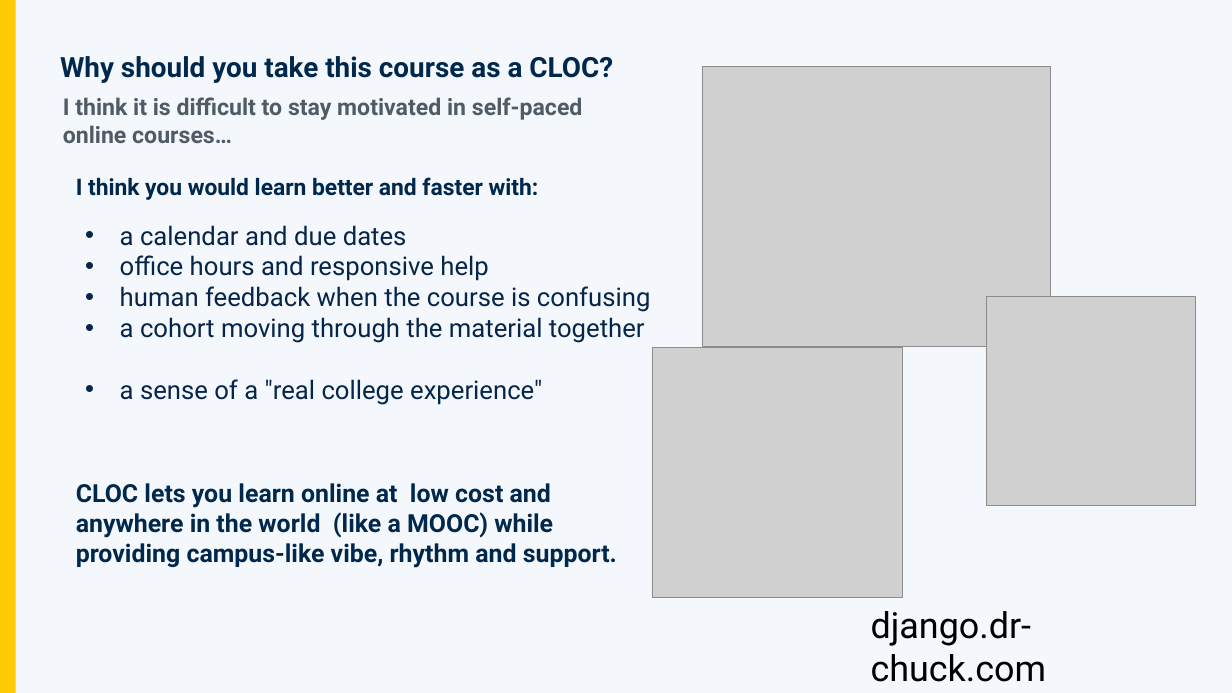
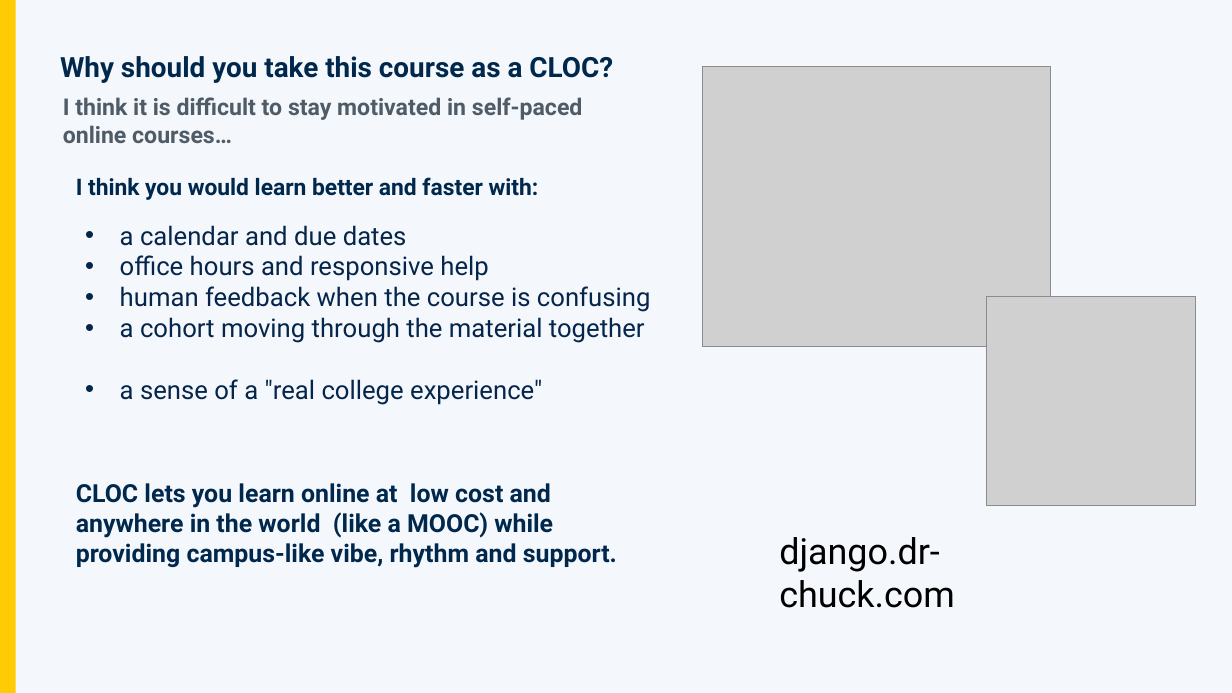
Before and after one commit to csev/dj4e, a slide deck: slide 3 of ali/Building_Web_Applications_Django_CLOC_Open_Course.pptx. Drawn at 1232x693 pixels with LibreOffice and Linux fonts; fonts in the diff are those of the drawing; grey boxes stand for pictures. Boxes give left, top, right and bottom in pixels: in the first picture for what was removed or moved away, otherwise in the second. Text is boxed around its words. In the diff, an @@ line names an element or a change of style, - is before the commit and + after.

```diff
--- a/ali/Building_Web_Applications_Django_CLOC_Open_Course.pptx
+++ b/ali/Building_Web_Applications_Django_CLOC_Open_Course.pptx
@@ picture removed at (653, 348, 903, 598) @@
@@ text "django.dr-chuck.com": place and size @@
-text "django.dr-chuck.com" at (871, 611, 1046, 682)
+text "django.dr-chuck.com" at (779, 537, 954, 608)
```
Also in this commit, not shown: 3 other slides changed, 1 slide removed.
